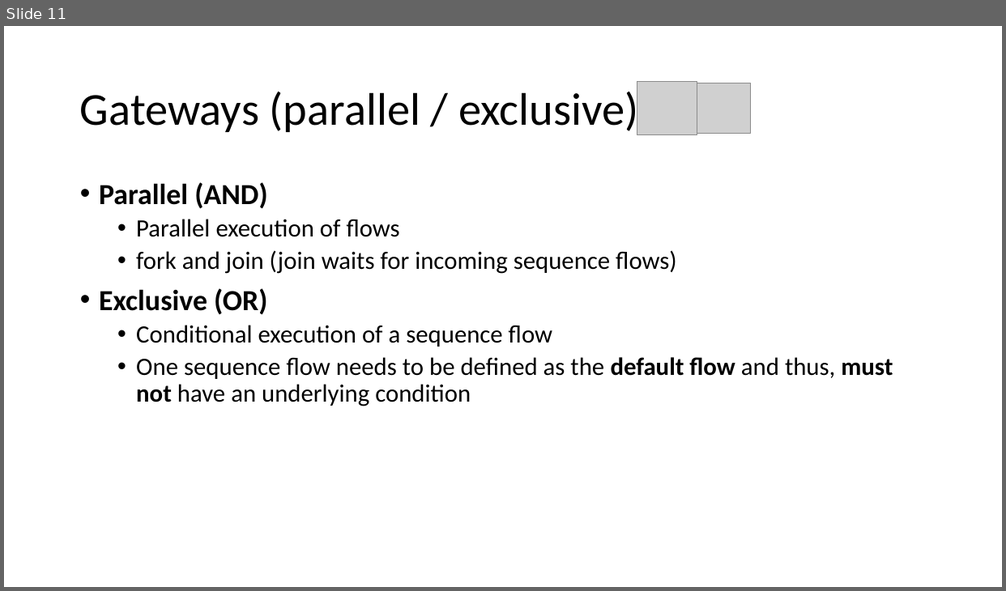
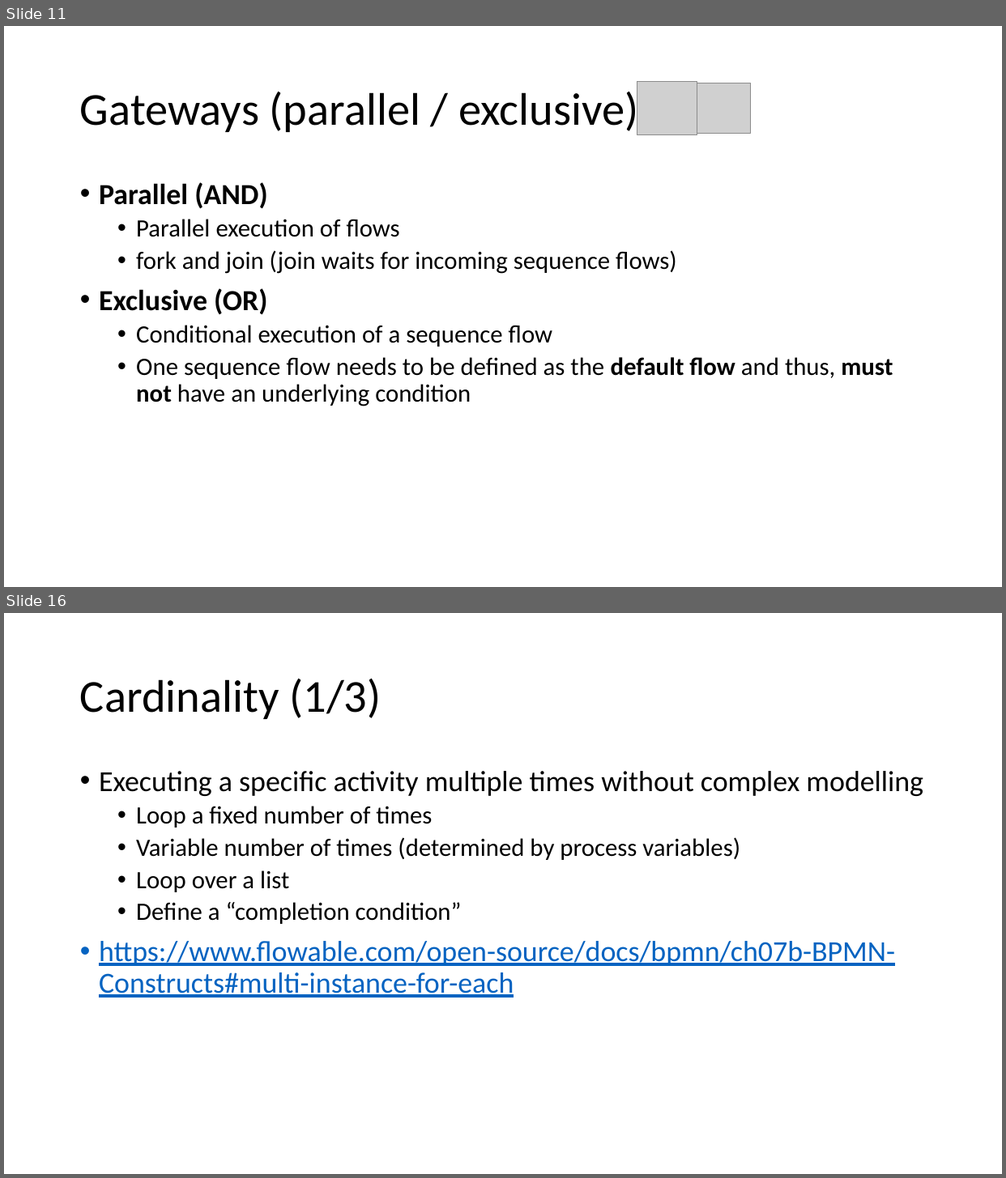
Before and after one commit to nkilchenmann/niks-flowable-demo, a slide deck: flowable-demo/src/main/resources/devsupport/Flowable_Demo.pptx. Shown one above the other, each under a label of ours: slide 11 before the commit, slides 11 and 16 after it; the slides between them are not shown. The pictures are 1006x591 and 1006x1178 pixels, drawn with LibreOffice and Linux fonts; fonts in the diff are those of the drawing; grey boxes stand for pictures. Boxes give left, top, right and bottom in pixels: in the first picture for what was removed or moved away, otherwise in the second. Text is boxed around its words. In the diff, an @@ line names an element or a change of style, - is before the commit and + after.

```diff
--- a/flowable-demo/src/main/resources/devsupport/Flowable_Demo.pptx
+++ b/flowable-demo/src/main/resources/devsupport/Flowable_Demo.pptx
@@ slide 16 added at (4, 613, 1002, 1174), background #FFFFFF @@
@@ title added at (80, 679, 381, 719), 44 pt, text #000000 @@
+Cardinality (1/3)
@@ text added at (99, 771, 923, 998), 28 pt, text #000000 @@
+• Executing a specific activity multiple times without complex modelling
+  • Loop a fixed number of times
+  • Variable number of times (determined by process variables)
+  • Loop over a list
+  • Define a “completion condition”
+• https://www.flowable.com/open-source/docs/bpmn/ch07b-BPMN-Constructs#multi-instance-for-each
```
Also in this commit, not shown: 4 slides changed, 5 other slides added.
